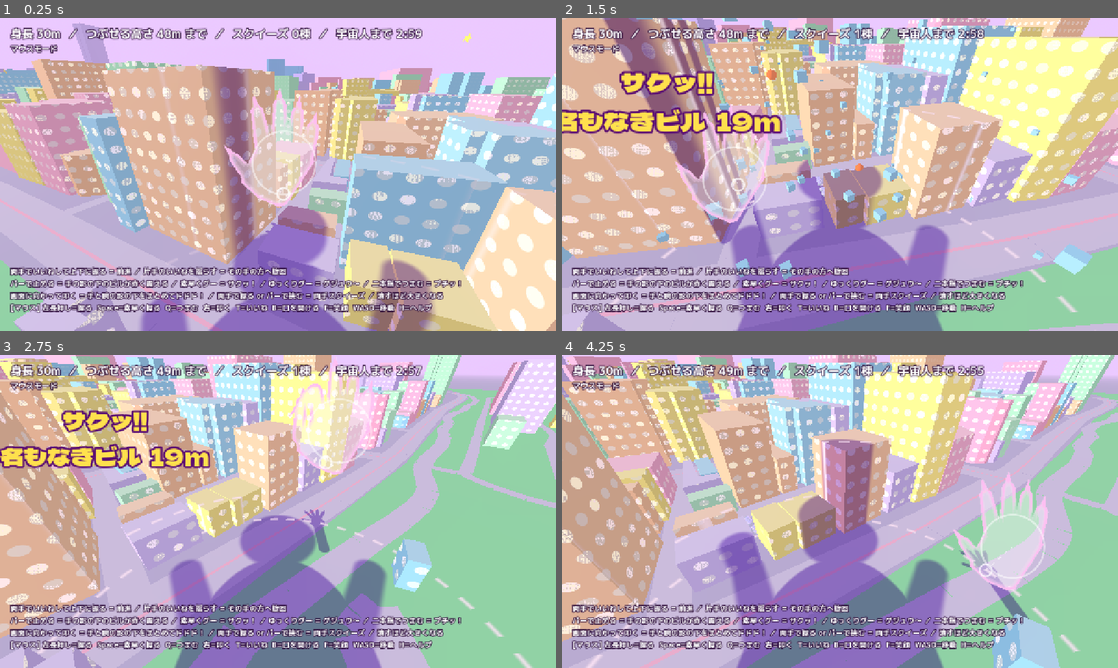
Above: before the commit, frames 1-4 (two rows, left to right).
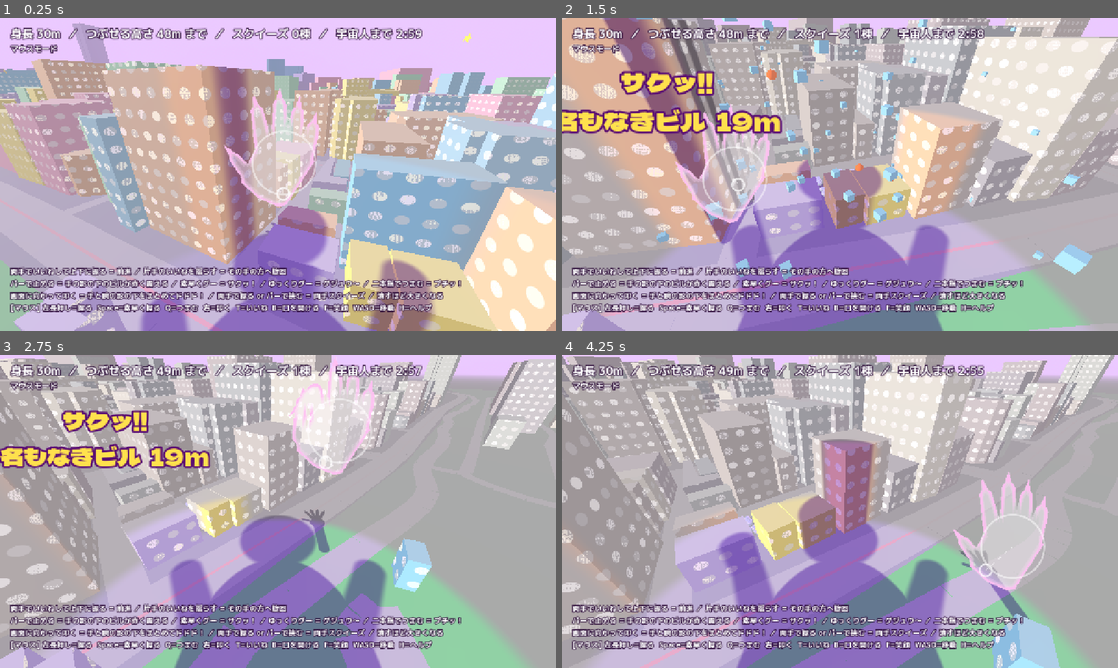
Above: after the commit, the same moments.

Repository: kinakobooster/kaiju-squeeze-shinjuku
Game: Godot game, scene res://main.tscn
Same seed, same stepped clock (60 frames per second), same inputs: the game is played once before the commit and once after it. Sound files missing from this copy of the repository are replaced by a short silence.
Inputs (mouse positions are in pixels of both pictures, inside the frame that each line leads up to):
- Up to frame 1 (0.25 s): no input
- Up to frame 2 (1.5 s): tap Enter at 0.5 s; move the mouse to (962, 158) at 0.52 s; hold D 0.53-1.28 s; hold B 0.53-1.28 s; click (962, 158) at 0.67 s; tap Space at 0.77 s; move the mouse to (728, 190) at 1.27 s; hold S from 1.28 s (still down); tap F at 1.35 s
- Up to frame 3 (2.75 s): tap Space at 1.52 s; move the mouse to (333, 442) at 2.02 s; release S at 2.03 s; hold D from 2.03 s (still down); hold Q from 2.03 s (still down)
- Up to frame 4 (4.25 s): move the mouse to (812, 574) at 2.77 s; release D at 2.78 s; release Q at 2.78 s; hold W 2.78-3.53 s; tap Shift at 2.85 s; click (812, 574) at 2.92 s; tap Space at 3.02, 3.77 s; move the mouse to (1006, 558) at 3.52 s; hold A from 3.53 s (still down); hold Ctrl from 3.53 s (still down)

The runs differ from the first frame. In frame 1, 0.3% of the frame differs, in the area x 32-92%, y 13-83%; in frame 2, 43%; in frame 3, 57%, in the area x 0-100%, y 0-100%; in frame 4, 57%.

Commit message:
Show reach as colour: inside arm's reach stays colourful, outside goes monochrome
Co-Authored-By: Claude Opus 5.5 <noreply@anthropic.com>

Diff:
--- a/shaders/building.gdshader
+++ b/shaders/building.gdshader
@@ -94,8 +94,7 @@
 	col = mix(col, juice_color, j);
 	emit += juice_color * j * 0.5;
 	float sh = kaiju_shadow(v_world);
-	float ring = kaiju_reach_ring(v_world);
-	ALBEDO = mix(mix(col, col * KAIJU_SHADOW_TINT, sh), KAIJU_REACH_COLOR, ring * 0.8);
-	EMISSION = emit * (1.0 - sh * 0.6) + KAIJU_REACH_COLOR * ring * 0.4;
+	ALBEDO = kaiju_reach_tint(v_world, mix(col, col * KAIJU_SHADOW_TINT, sh));
+	EMISSION = kaiju_reach_tint(v_world, emit * (1.0 - sh * 0.6));
 	ROUGHNESS = 0.85;
 }
--- a/shaders/ground.gdshader
+++ b/shaders/ground.gdshader
@@ -14,8 +14,6 @@
 
 void fragment() {
 	vec3 col = use_vertex_color ? COLOR.rgb : albedo.rgb;
-	float ring = kaiju_reach_ring(v_world);
-	ALBEDO = mix(mix(col, col * KAIJU_SHADOW_TINT, kaiju_shadow(v_world)), KAIJU_REACH_COLOR, ring * 0.8);
-	EMISSION = KAIJU_REACH_COLOR * ring * 0.4;
+	ALBEDO = kaiju_reach_tint(v_world, mix(col, col * KAIJU_SHADOW_TINT, kaiju_shadow(v_world)));
 	ROUGHNESS = 1.0;
 }
Not shown, changed: shaders/kaiju_shadow.gdshaderinc
Not shown, changed: README.md
